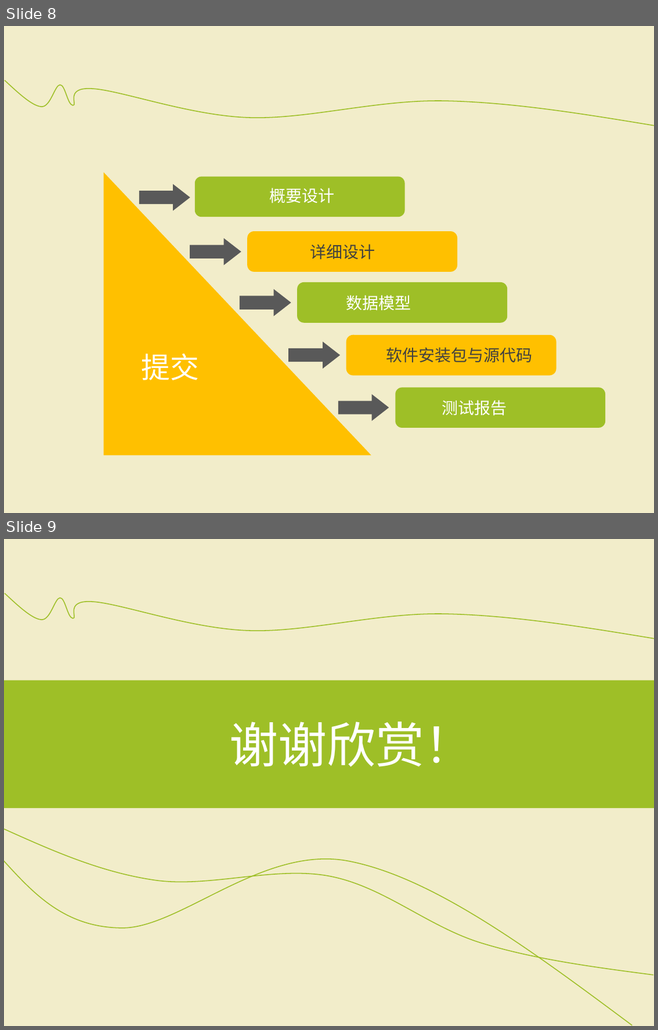
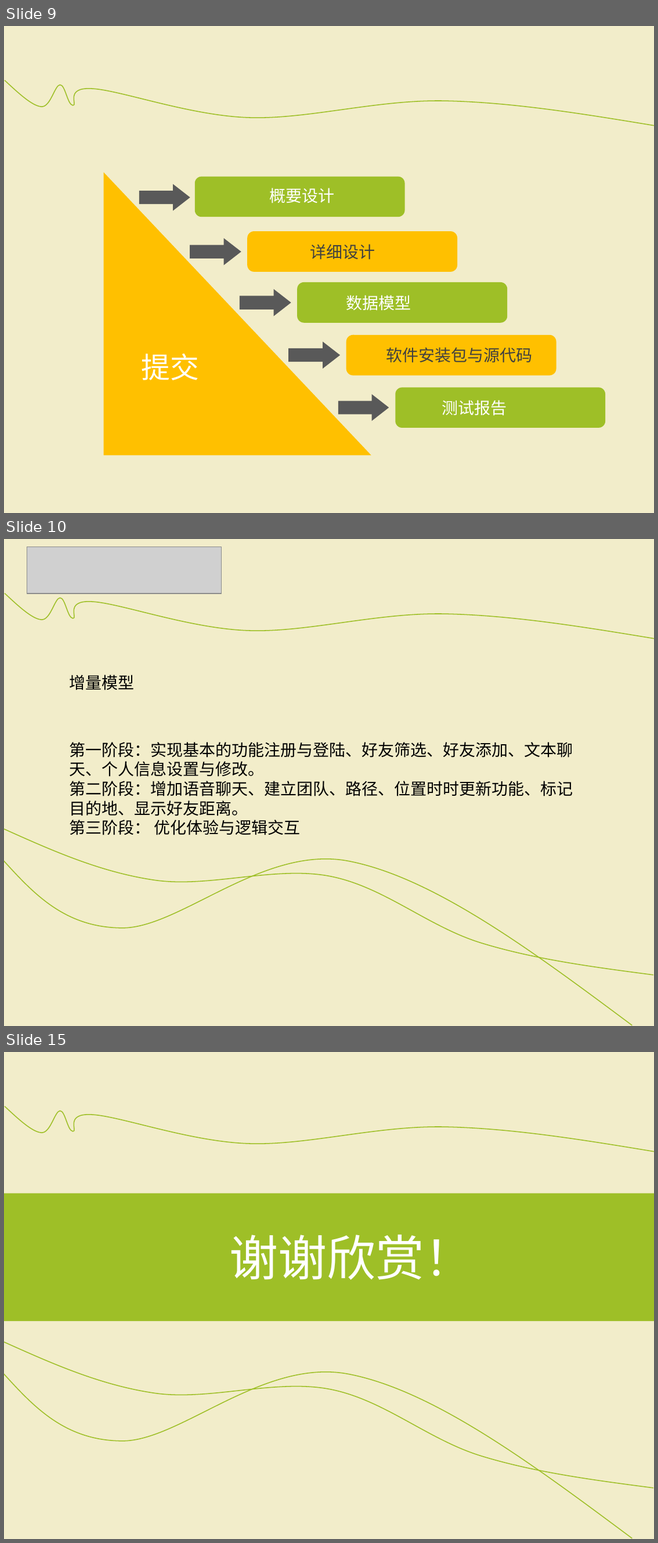
Before and after one commit to SoftwareOrganization/Dating_Position, a slide deck: doc of project/项目开发计划报告.ppt. Shown one above the other, each under a label of ours: slides 8 and 9 before the commit, slides 9, 10 and 15 after it; the slides between them are not shown. The pictures are 658x1030 and 658x1543 pixels, drawn with LibreOffice and Linux fonts; fonts in the diff are those of the drawing; grey boxes stand for pictures. Boxes give left, top, right and bottom in pixels: in the first picture for what was removed or moved away, otherwise in the second. Text is boxed around its words. In the diff, an @@ line names an element or a change of style, - is before the commit and + after.

```diff
--- a/doc of project/项目开发计划报告.ppt
+++ b/doc of project/项目开发计划报告.ppt
@@ slide 10 added at [4,539,654,1026], background #FFFFFF; not listed: 2 template elements that a slide beside it also shows @@
@@ picture added at [27,547,221,594] @@
@@ text added at [69,675,134,690], 18 pt, text #000000 @@
+增量模型
@@ text added at [69,742,572,835], 18 pt, text #000000 @@
+第一阶段：实现基本的功能注册与登陆、好友筛选、好友添加、文本聊天、个人信息设置与修改。
+第二阶段：增加语音聊天、建立团队、路径、位置时时更新功能、标记目的地、显示好友距离。
+第三阶段： 优化体验与逻辑交互
@@ freeform shape added at [4,829,653,976], outline #9EBF27 0.99 pt @@
@@ freeform shape added at [4,859,632,1026], outline #9EBF27 0.99 pt @@
@@ what was slide 8 is now slide 9 @@
@@ what was slide 9 is now slide 15 @@
```
Also in this commit, not shown: 2 slides changed, 5 other slides added.
